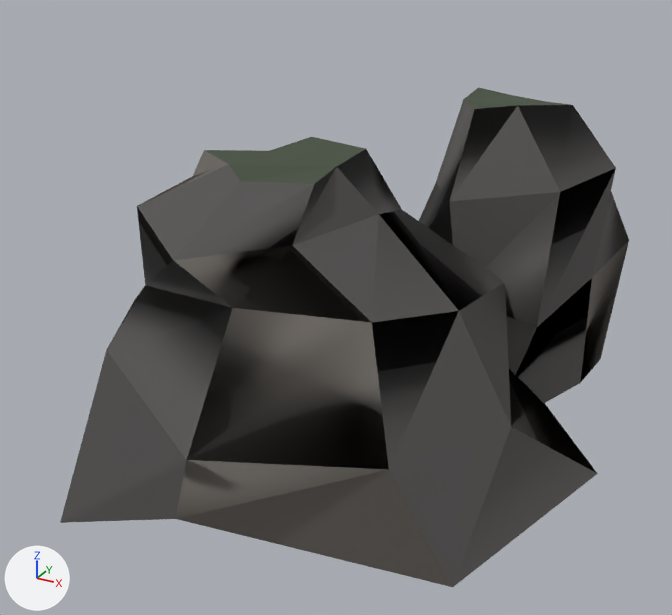
Before and after pictures for a commit that changed the glTF model game/assets/themes/coast/models/cliff_b.glb.
One viewpoint serves both versions: a 50 mm lens placed at (14.1, -25.1, 15.7), pointed at (0.4, -0.2, 3.2). Lighting does not change. The marker at lower left points along +X, +Y and +Z. The first picture is the older version. Vertices at exactly the same position are counted once.

The scene before the commit, as lines of its bpy script (objects in view):
```python
me_cliff_b = bpy.data.meshes.new('cliff_b')
me_cliff_b.from_pydata(...)  # 68 vertices, 117 faces; spans x -6.6..9.6, y -9.3..10.8, z -1.3..9.8
# faces by material slot: [24, 82, 11]
me_cliff_b.materials.append(mat_rock_light)  # dark grey #6c6761
me_cliff_b.materials.append(mat_rock)  # dark grey #52504f
me_cliff_b.materials.append(mat_scrub)  # greyish green #424d3c
ob_cliff_b = bpy.data.objects.new('cliff_b', me_cliff_b)
ob_cliff_b.location = (0.0, 0.0, 0.0)
```
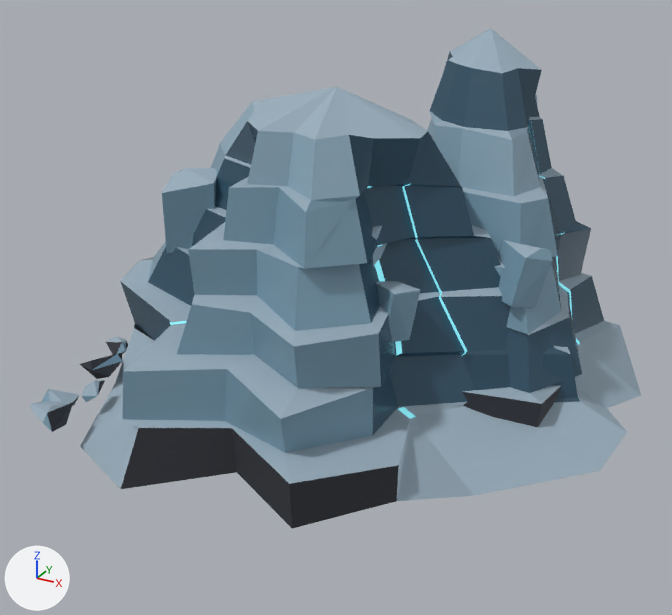
Changed parts and their boxes [x1, y1, x2, y2] in the pictures (672 x 615 px):
'cliff_b', reshaped (7% wider): before [60, 87, 629, 587]; after [31, 28, 641, 529]
part 1 of me_cliff_b, rebuilt: before [60, 137, 598, 587]; after [80, 87, 627, 529]
part 2 of me_cliff_b, rebuilt (26% taller): before [419, 87, 629, 403]; after [427, 28, 641, 427]
part 3 of me_cliff_b, added: after [31, 94, 580, 432]

The change, as a list of edits to the scene's bpy script:
```text
Add mat_ice:
    mat_ice = principled_material('ice')
    mat_ice.base_color = (0.2, 0.34, 0.44)  # blue #7c9eb1
    mat_ice.roughness = 0.3
Add mat_ice_deep:
    mat_ice_deep = principled_material('ice_deep')
    mat_ice_deep.base_color = (0.035, 0.09, 0.14)  # dark blue #355569
    mat_ice_deep.roughness = 0.25
Add mat_vein:
    mat_vein = principled_material('vein')
    mat_vein.base_color = (0.22, 0.7, 0.78)  # cyan #81dae5
    mat_vein.roughness = 0.85
    mat_vein.emission_color = (0.14, 0.462, 0.532)  # cyan #69b5c1
    mat_vein.emission_strength = 1.0
Add mat_ice_light:
    mat_ice_light = principled_material('ice_light')
    mat_ice_light.base_color = (0.28, 0.42, 0.52)  # greyish blue #90adbf
    mat_ice_light.roughness = 0.35
Add mat_frost:
    mat_frost = principled_material('frost')
    mat_frost.base_color = (0.32, 0.42, 0.5)  # greyish blue #99adbc
    mat_frost.roughness = 0.85
Change me_cliff_b:
    used by ob_cliff_b; location = (0.0, 0.0, 0.0)
    remove me_cliff_b.from_pydata(...)  # 68 vertices, 117 faces; spans x -6.6..9.6, y -9.3..10.8, z -1.3..9.8
    remove me_cliff_b.materials.append(mat_rock_light)  # dark grey #6c6761
    add me_cliff_b.from_pydata(...)  # 652 vertices, 1007 faces; spans x -9.1..9.7, y -7.6..10.8, z -0.7..11.7
    me_cliff_b part 1: the loose piece of 40 vertices spanning x -6.6..9.6, y -9.3..4.4, z -1.3..8.4 is rebuilt with 193 vertices and now spans x -8.6..9.7, y -7.6..7.0, z -0.7..10.4
    me_cliff_b part 2: the loose piece of 28 vertices spanning x -0.8..7.8, y 0.6..10.8, z -1.0..9.8 is rebuilt with 157 vertices and now spans x -1.9..9.6, y -0.3..10.8, z -0.7..11.7
    me_cliff_b part 3: 246 vertices added at x -9.1..7.2, y -7.4..8.9, z -0.3..9.3
    other edits to the shape of me_cliff_b do not show in these pictures
    remove me_cliff_b.materials.append(mat_scrub)  # greyish green #424d3c
    add me_cliff_b.materials.append(mat_frost)  # greyish blue #99adbc
    add me_cliff_b.materials.append(mat_ice_deep)  # dark blue #355569
    add me_cliff_b.materials.append(mat_ice)  # blue #7c9eb1
    add me_cliff_b.materials.append(mat_ice_light)  # greyish blue #90adbf
    add me_cliff_b.materials.append(mat_vein)  # cyan #81dae5, glowing cyan #69b5c1
```
